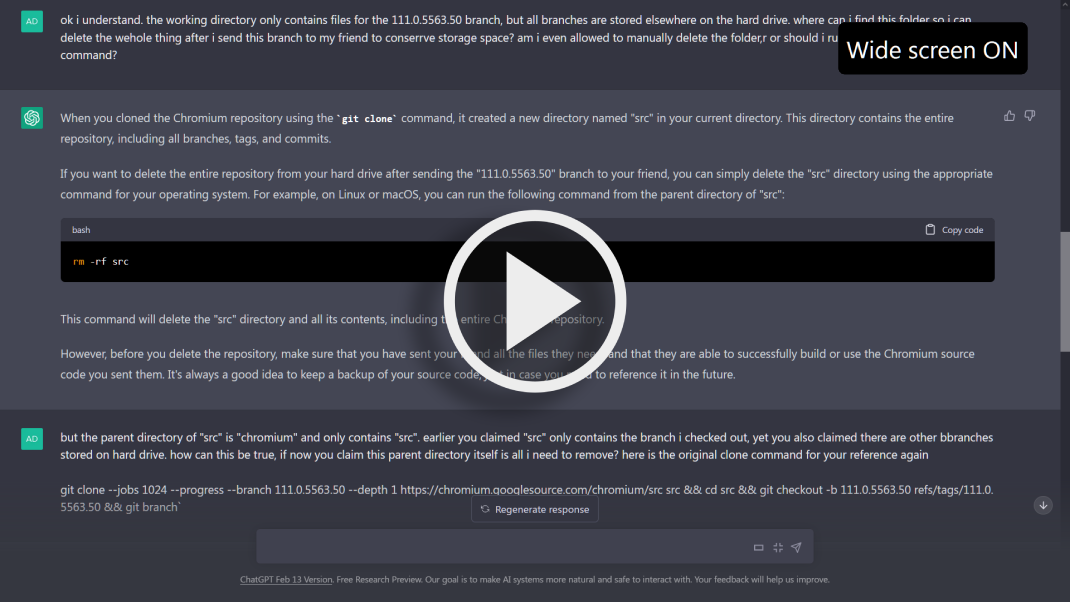
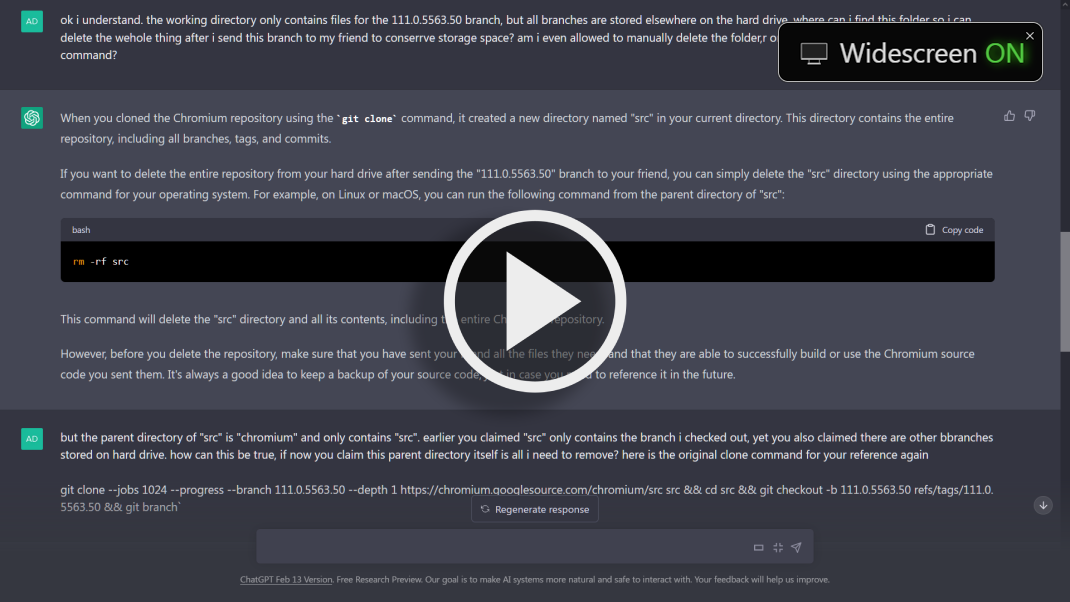
Two versions of the same layered image (1070x602). Layer-by-layer changes:
added layer "Wide Screen ON" above "white-play-button-transparent-1" over [777, 21, 1044, 83]
